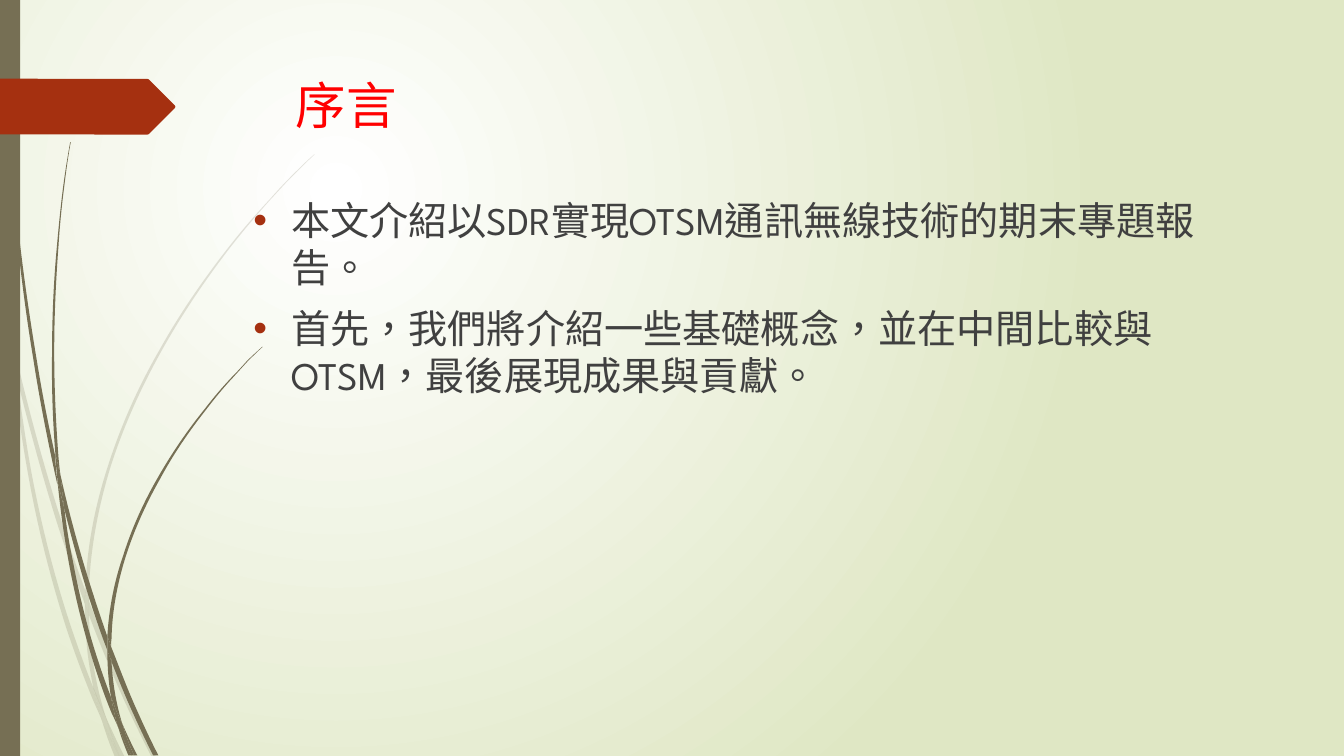
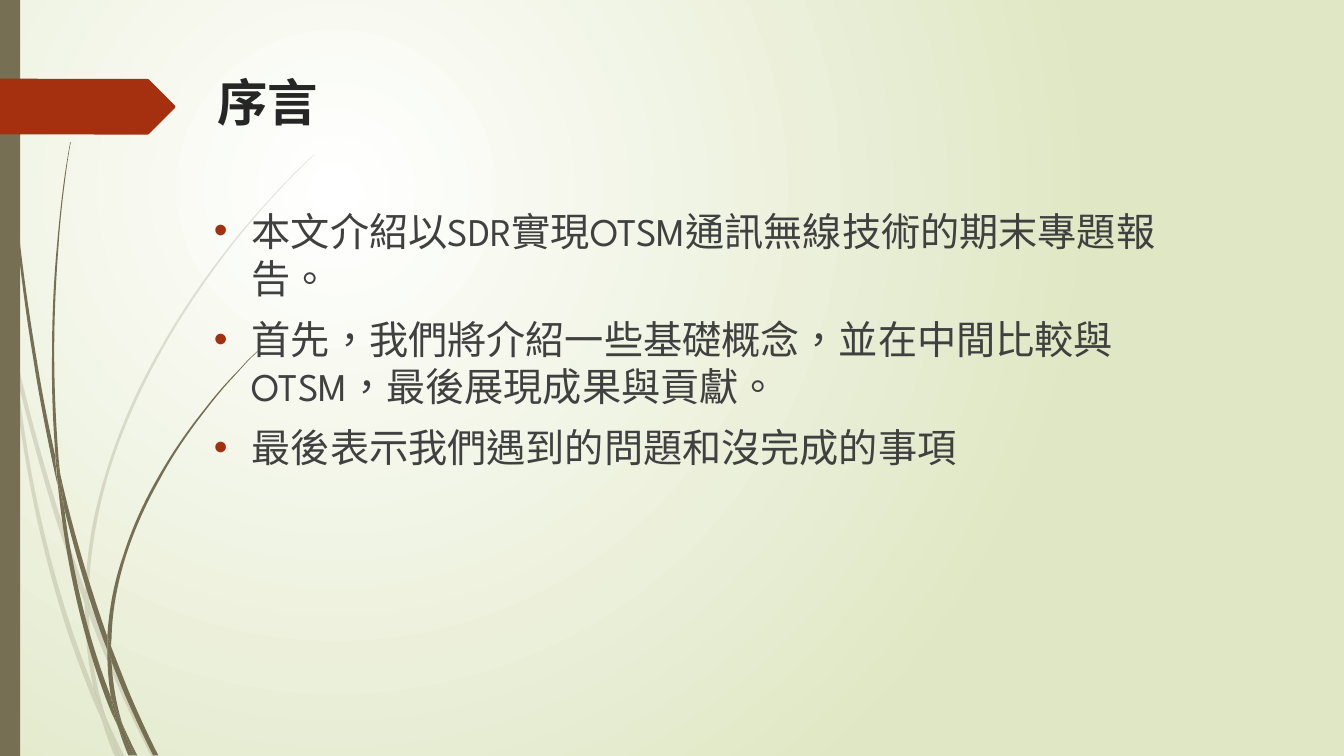
Before and after one commit to NIUWCSP/OTSM, a slide deck: slide 4 of report/以SDR實現OTSM通訊技術.pptx. Drawn at 1344x756 pixels with LibreOffice and Linux fonts; fonts in the diff are those of the drawing. Boxes give left, top, right and bottom in pixels: in the first picture for what was removed or moved away, otherwise in the second. Text is boxed around its words. In the diff, an @@ line names an element or a change of style, - is before the commit and + after.

Commit message:
加 序言 目的

```diff
--- a/report/以SDR實現OTSM通訊技術.pptx
+++ b/report/以SDR實現OTSM通訊技術.pptx
@@ title "序言": place and size @@
-title "序言" at <box>296,81,397,128</box>
+title "序言" at <box>217,78,318,126</box>
@@ title "序言" at <box>217,78,318,126</box>: font Noto Sans CJK SC to Noto Sans CJK JP, text colour #FF0000 to #262626, bold on @@
@@ text "本文介紹以SDR實現OTSM通訊無線技術的期末專題報告。": place and size @@
-text "本文介紹以SDR實現OTSM通訊無線技術的期末專題報告。" at <box>291,195,1195,394</box>
+text "本文介紹以SDR實現OTSM通訊無線技術的期末專題報告。" at <box>252,206,1156,466</box>
@@ text at <box>252,429,957,466</box>: paragraph added @@
+• 最後表示我們遇到的問題和沒完成的事項
```
Also in this commit, not shown: 13 other slides changed, 1 slide added, 1 slide removed.
